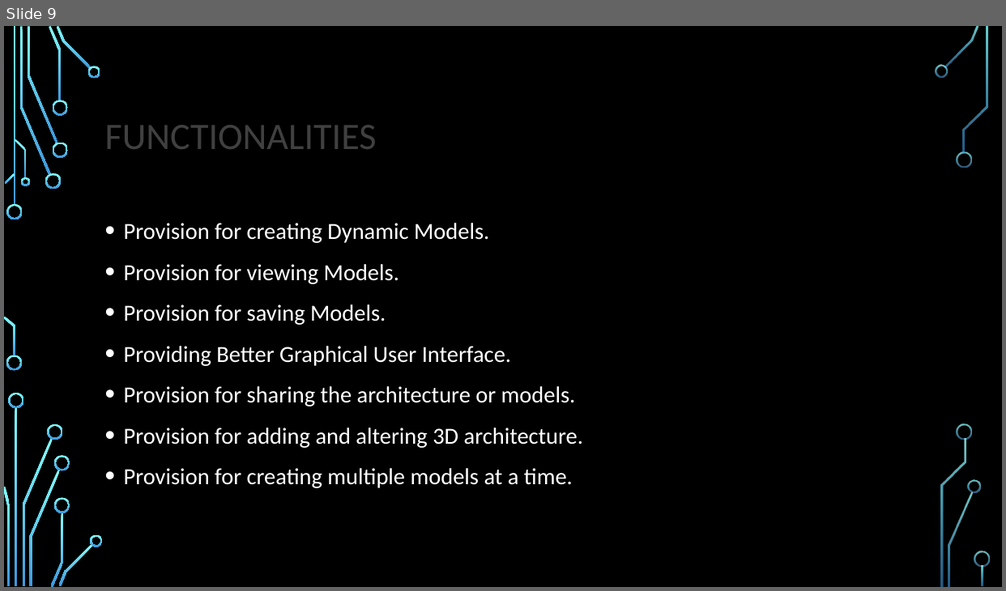
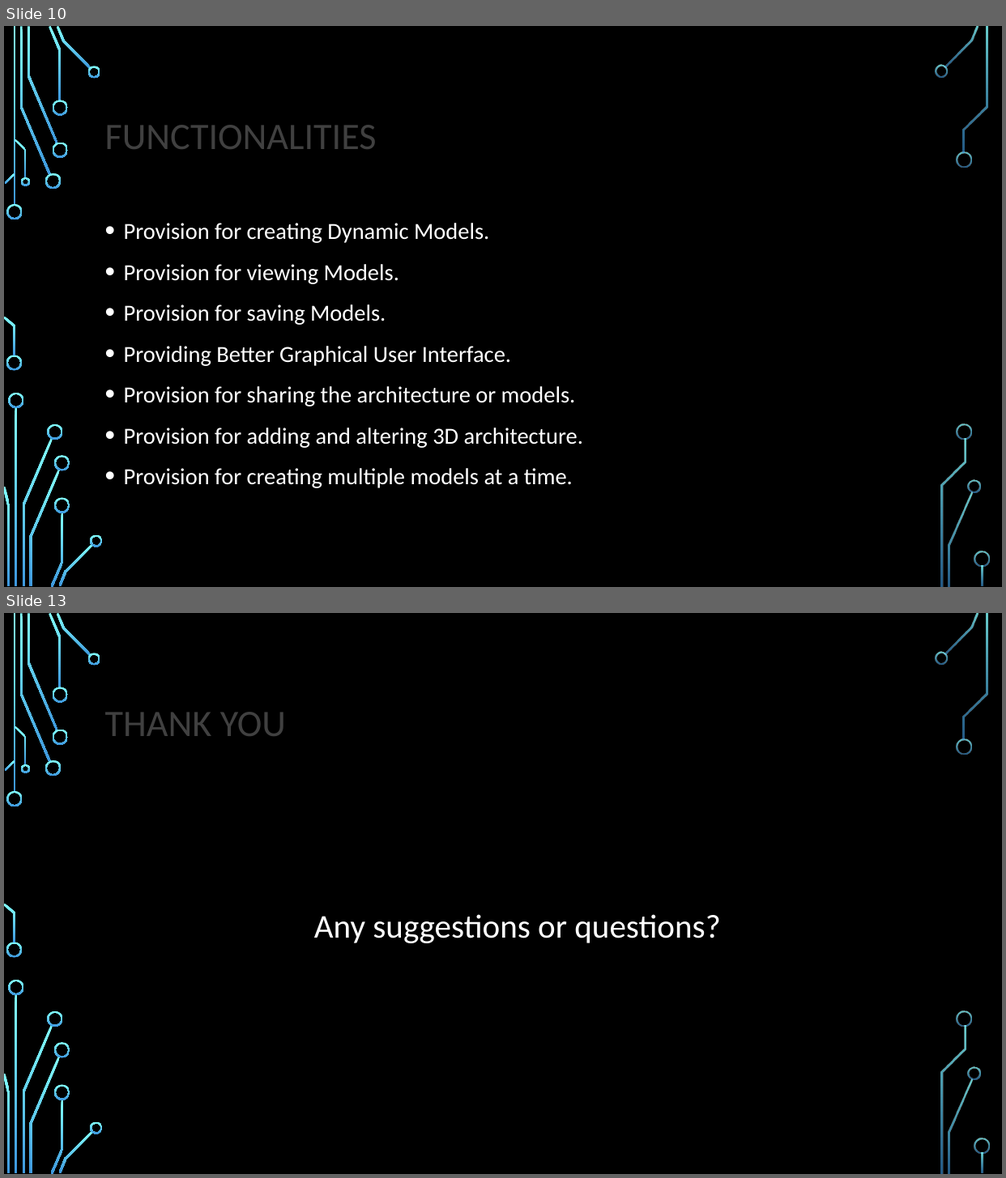
Before and after one commit to VIRTUALD3SIGN/VR, a slide deck: presentation_v02.pptx. Shown one above the other, each under a label of ours: slide 9 before the commit, slides 10 and 13 after it; the slides between them are not shown. The pictures are 1006x591 and 1006x1178 pixels, drawn with LibreOffice and Linux fonts; fonts in the diff are those of the drawing; background and template pictures are left out. Boxes give left, top, right and bottom in pixels: in the first picture for what was removed or moved away, otherwise in the second. Text is boxed around its words. In the diff, an @@ line names an element or a change of style, - is before the commit and + after.

```diff
--- a/presentation_v02.pptx
+++ b/presentation_v02.pptx
@@ slide 13 added at bbox=[4, 613, 1002, 1174], background picture (left out); not listed: 36 template elements that a slide beside it also shows @@
@@ title added at bbox=[105, 712, 286, 736], 36 pt, text #404040 @@
+THANK YOU
@@ text added at bbox=[314, 914, 720, 943], 32 pt, text #FFFFFF @@
+Any suggestions or questions?
@@ what was slide 9 is now slide 10 @@
```
Also in this commit, not shown: 3 slides changed, 2 other slides added, 2 other files.
